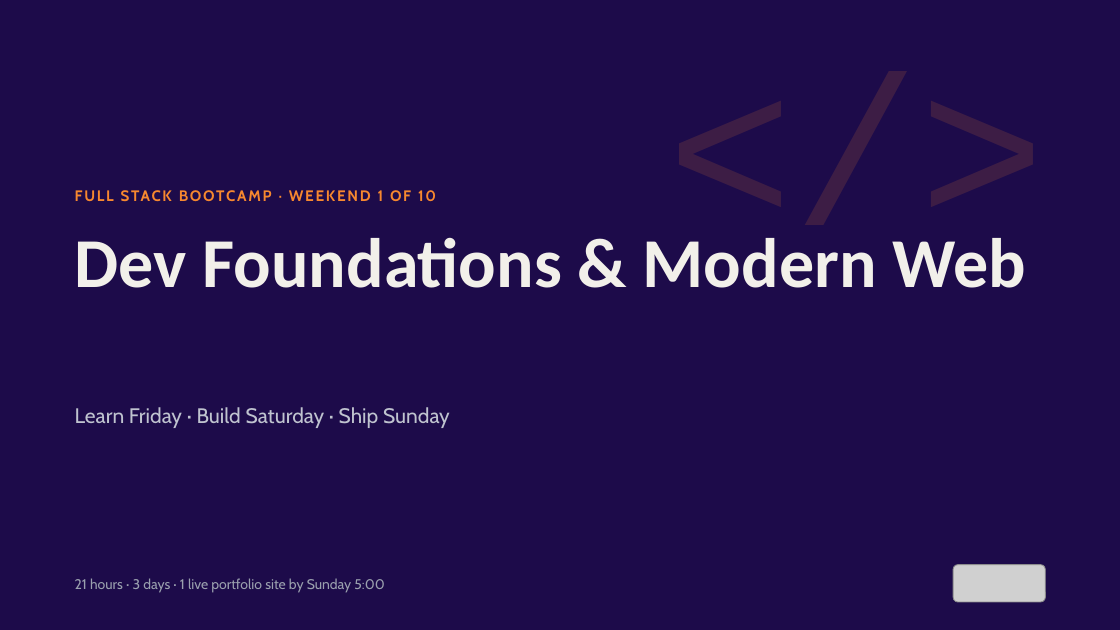
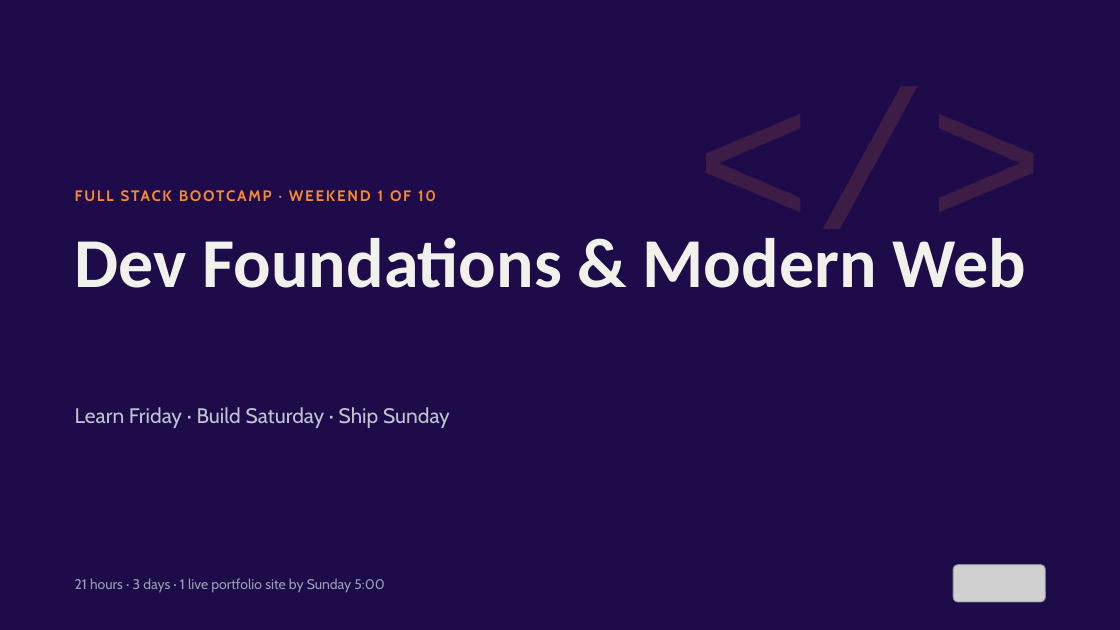
Before and after one commit to Matiz009/web-qi, a slide deck: slide 1 of resources/Weekend 1 — Dev Foundations & Modern Web.pptx. Drawn at 1120x630 pixels with LibreOffice and Linux fonts; fonts in the diff are those of the drawing; grey boxes stand for pictures. Boxes give left, top, right and bottom in pixels: in the first picture for what was removed or moved away, otherwise in the second. Text is boxed around its words. In the diff, an @@ line names an element or a change of style, - is before the commit and + after.

```diff
--- a/resources/Weekend 1 — Dev Foundations & Modern Web.pptx
+++ b/resources/Weekend 1 — Dev Foundations & Modern Web.pptx
@@ text "</>" at (x1=505, y1=56, x2=1046, y2=269): size 180 to 166.5 pt @@
```
Also in this commit, not shown: 9 other slides changed, 22 slides added, 5 other files.
